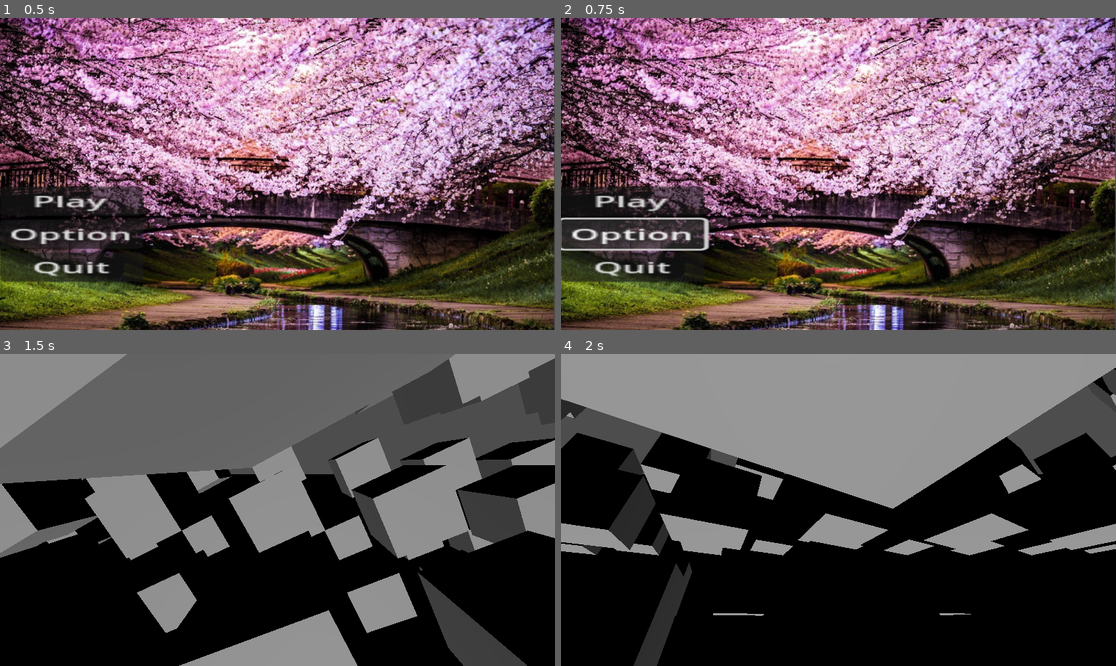
Above: before the commit, frames 1-4 (two rows, left to right).
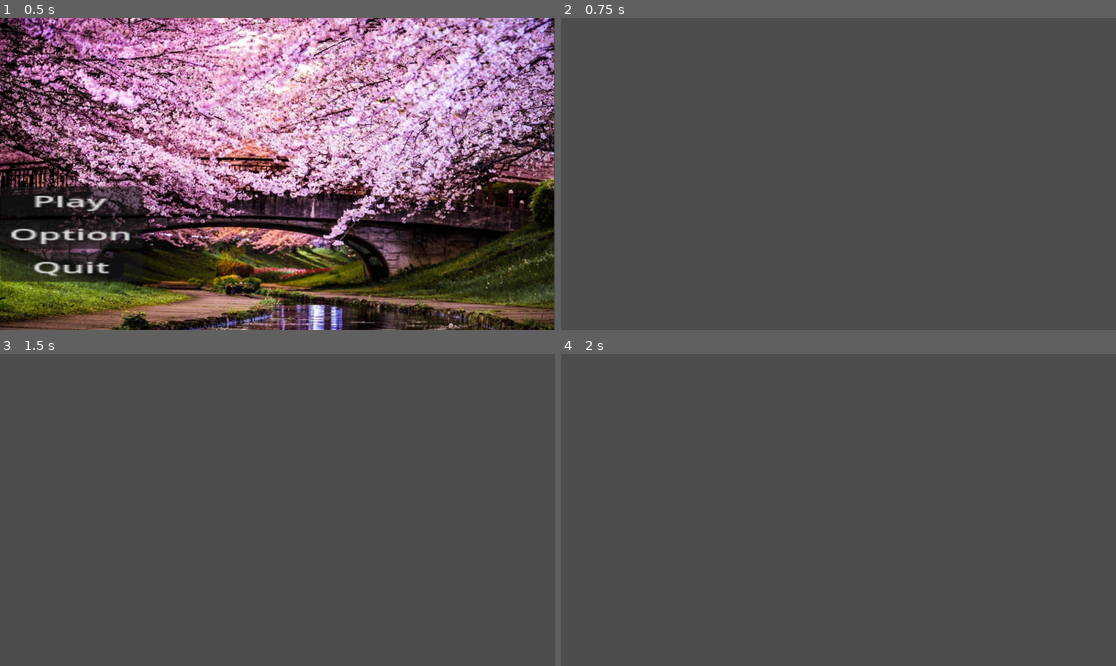
Above: after the commit, the same moments.

Repository: IvanSuharev/GameProject
Game: Godot game, scene res://Scenes/main_menu.tscn
Same seed, same stepped clock (60 frames per second), same inputs: the game is played once before the commit and once after it.
Inputs (mouse positions are in pixels of both pictures, inside the frame that each line leads up to):
- Up to frame 1 (0.5 s): no input
- Up to frame 2 (0.75 s): click "Option" at 0.5 s
- Up to frame 3 (1.5 s): click (72, 538) at 1.25 s, where only the run before the commit has a clickable "Play"
- Up to frame 4 (2 s): no input

Frame 1 is identical in both runs. In frame 2, 97% of the frame differs, in the area x 0-100%, y 0-100%; in frame 3, 68%; in frame 4, 96%.
Error before the commit: Invalid call. Nonexistent function 'change_scene' in base 'SceneTree'. (res://Scripts/Node2D.gd:22)

Commit message:
1

Diff:
--- a/Scenes/DanceCune.tscn
+++ b/Scenes/DanceCune.tscn
@@ -1,8 +1,9 @@
-[gd_scene load_steps=7 format=3 uid="uid://cdjychchdneku"]
+[gd_scene load_steps=8 format=3 uid="uid://cdjychchdneku"]
 
 [ext_resource type="Script" path="res://Scripts/Camera3D.gd" id="1_8cnnt"]
 [ext_resource type="Script" path="res://Scripts/MeshInstance3D2.gd" id="2_wuusg"]
 [ext_resource type="Script" path="res://Scripts/DirectionalLight3D.gd" id="3_nlapj"]
+[ext_resource type="AudioStream" uid="uid://7j33haw0ov12" path="res://Musik/OST_Naruto_shippuden_Ikimono-gakari_-_Blue_Bird_OP3_62967143.mp3" id="4_isd1l"]
 
 [sub_resource type="StandardMaterial3D" id="StandardMaterial3D_y8jk3"]
 albedo_color = Color(0.282353, 0.976471, 0.870588, 1)
@@ -566,3 +567,7 @@
 
 [node name="DirectionalLight3D" type="DirectionalLight3D" parent="."]
 script = ExtResource("3_nlapj")
+
+[node name="AudioStreamPlayer" type="AudioStreamPlayer" parent="."]
+stream = ExtResource("4_isd1l")
+autoplay = true
--- /dev/null
+++ b/Scripts/DanceCune.gd
@@ -0,0 +1,11 @@
+extends Node3D
+
+
+# Called when the node enters the scene tree for the first time.
+func _ready():
+	pass # Replace with function body.
+
+
+# Called every frame. 'delta' is the elapsed time since the previous frame.
+func _process(delta):
+	pass
--- a/Scripts/Node2D.gd
+++ b/Scripts/Node2D.gd
@@ -19,4 +19,4 @@
 
 
 func _on_settings_pressed():
-	get_tree().change_scene("res://Scenes/settings.tscn")
+	get_tree().change_scene_to_file("res://Scenes/settings.tscn")
